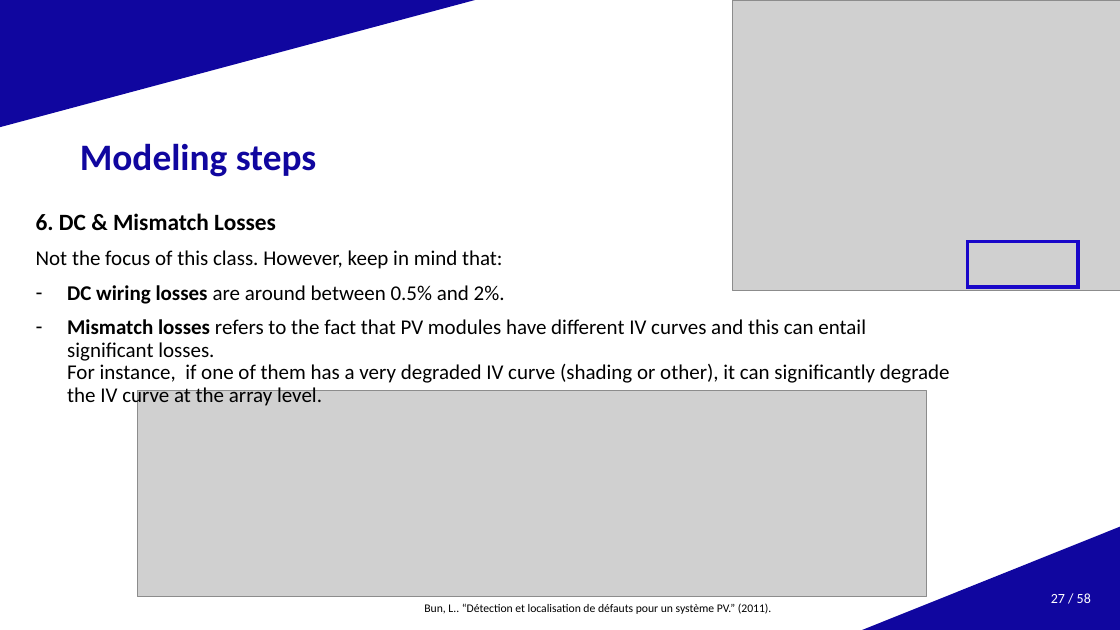
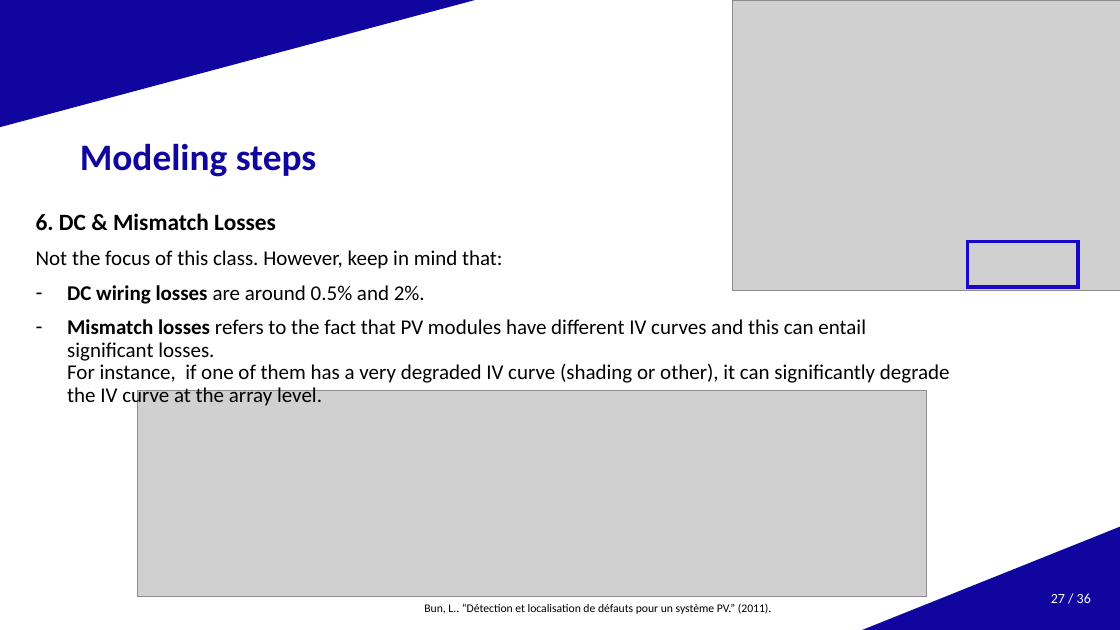
Before and after one commit to AlexandreHugoMathieu/pvfault_detection_solar_academy, a slide deck: slide 27 of slides/slides_05122023.pptx. Drawn at 1120x630 pixels with LibreOffice and Linux fonts; fonts in the diff are those of the drawing; grey boxes stand for pictures; background and template pictures are left out. Boxes give left, top, right and bottom in pixels: in the first picture for what was removed or moved away, otherwise in the second. Text is boxed around its words. In the diff, an @@ line names an element or a change of style, - is before the commit and + after.

```diff
--- a/slides/slides_05122023.pptx
+++ b/slides/slides_05122023.pptx
@@ text at (67,285,425,304): text changed @@
-– DC wiring losses are around between 0.5% and 2%.
+– DC wiring losses are around 0.5% and 2%.
@@ page number at (1051,593,1091,603): text changed @@
-27 / 58
+27 / 36
```
Also in this commit, not shown: 5 other slides changed, 2 other files.
